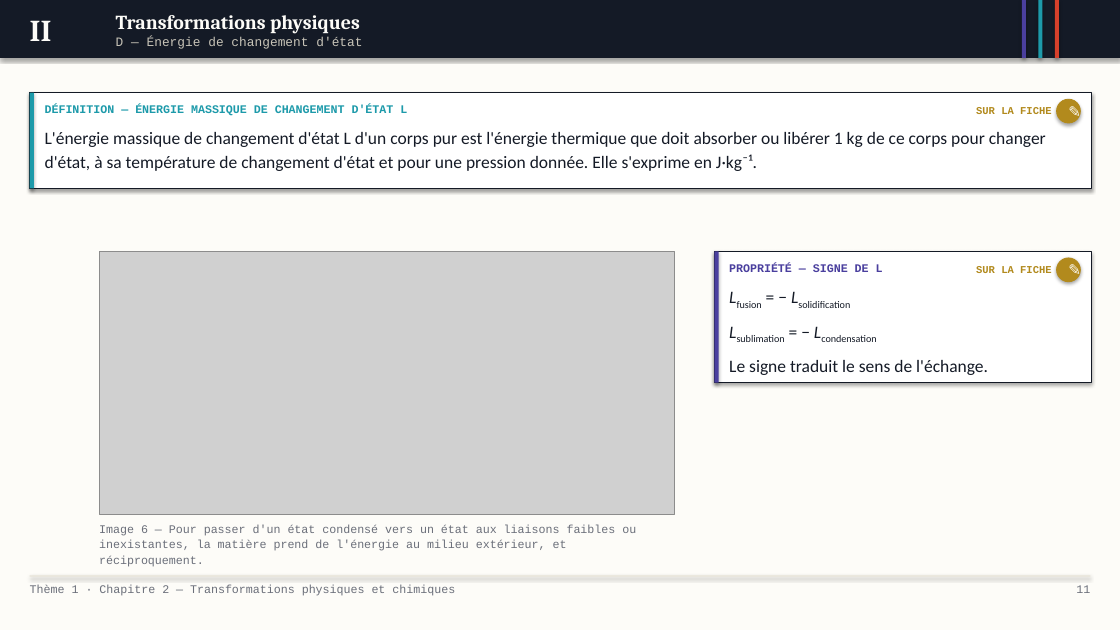
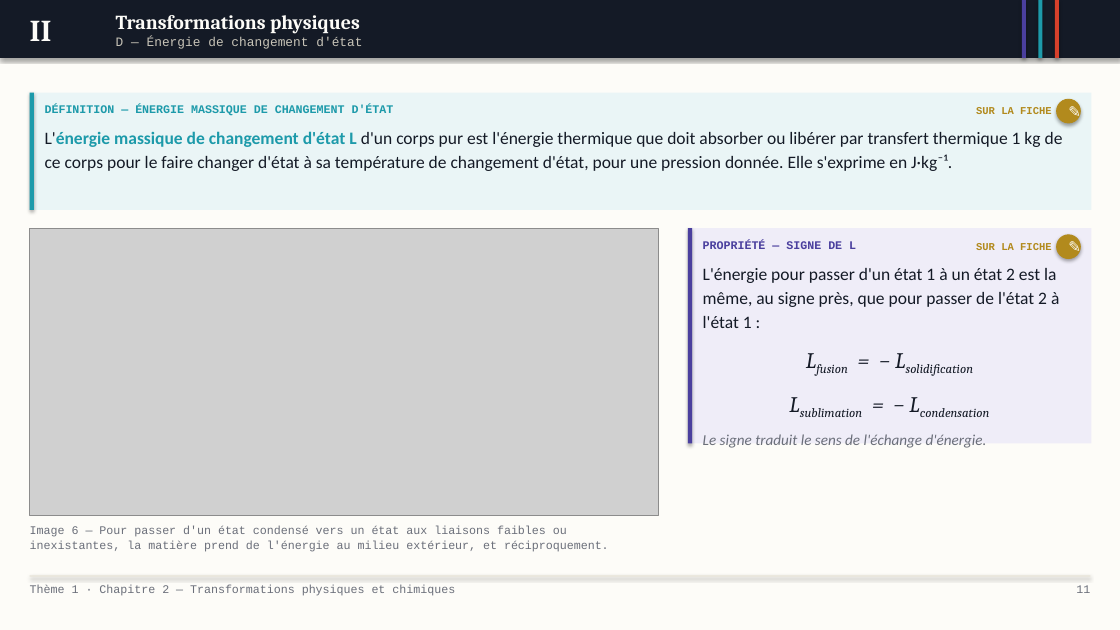
Before and after one commit to MVanHoorde/Site-Web-Portfolio, a slide deck: slide 11 of assets/pptx/pc/diaporama-2nde-t1c2.pptx. Drawn at 1120x630 pixels with LibreOffice and Linux fonts; fonts in the diff are those of the drawing; grey boxes stand for pictures. Boxes give left, top, right and bottom in pixels: in the first picture for what was removed or moved away, otherwise in the second. Text is boxed around its words. In the diff, an @@ line names an element or a change of style, - is before the commit and + after.

```diff
--- a/assets/pptx/pc/diaporama-2nde-t1c2.pptx
+++ b/assets/pptx/pc/diaporama-2nde-t1c2.pptx
@@ rectangle resized from (x1=29, y1=92, x2=34, y2=188) to (x1=29, y1=92, x2=34, y2=210) @@
@@ rectangle resized from (x1=29, y1=92, x2=1091, y2=188) to (x1=29, y1=92, x2=1091, y2=210) @@
@@ rectangle at (x1=29, y1=92, x2=1091, y2=210): fill #FFFFFF to #EAF5F6; outline #141A26 0.75 pt to none; shadow off @@
@@ text at (x1=45, y1=105, x2=394, y2=117): text changed @@
-DÉFINITION — ÉNERGIE MASSIQUE DE CHANGEMENT D'ÉTAT L
+DÉFINITION — ÉNERGIE MASSIQUE DE CHANGEMENT D'ÉTAT
@@ text at (x1=45, y1=131, x2=1063, y2=171): text changed @@
-L'énergie massique de changement d'état L d'un corps pur est l'énergie thermique que doit absorber ou libérer 1 kg de ce corps pour changer d'état, à sa température de changement d'état et pour une pression donnée. Elle s'exprime en J·kg⁻¹.
+L'énergie massique de changement d'état L d'un corps pur est l'énergie thermique que doit absorber ou libérer par transfert thermique 1 kg de ce corps pour le faire changer d'état à sa température de changement d'état, pour une pression donnée. Elle s'exprime en J·kg⁻¹.
@@ picture resized from (x1=99, y1=251, x2=675, y2=514) to (x1=29, y1=229, x2=658, y2=516) @@
@@ rectangle resized from (x1=714, y1=251, x2=718, y2=382) to (x1=688, y1=229, x2=692, y2=444) @@
@@ rectangle resized from (x1=714, y1=251, x2=1091, y2=382) to (x1=688, y1=229, x2=1091, y2=444) @@
@@ rectangle at (x1=688, y1=229, x2=1091, y2=444): fill #FFFFFF to #EFEDF8; outline #141A26 0.75 pt to none; shadow off @@
@@ text "PROPRIÉTÉ — SIGNE DE L" moved from (x1=729, y1=264, x2=883, y2=272) to (x1=703, y1=240, x2=856, y2=249) @@
@@ ellipse "✎" moved from (x1=1057, y1=258, x2=1081, y2=281) to (x1=1057, y1=235, x2=1081, y2=259) @@
@@ text at (x1=703, y1=268, x2=1059, y2=328): paragraph added @@
+L'énergie pour passer d'un état 1 à un état 2 est la même, au signe près, que pour passer de l'état 2 à l'état 1 :
@@ text "L'énergie pour passer d'un état ..." moved from (x1=729, y1=360, x2=988, y2=375) to (x1=703, y1=268, x2=1059, y2=448) @@
@@ text "L'énergie pour passer d'un état ..." at (x1=703, y1=268, x2=1059, y2=448): size 15 to 19 pt, font Calibri to Cambria, italic on in "Lfusion = − Lsolidification", "Lsublimation = − Lcondensation"; alignment left to centre; more space between paragraphs @@
@@ text "SUR LA FICHE" moved from (x1=976, y1=266, x2=1052, y2=273) to (x1=976, y1=243, x2=1052, y2=250) @@
@@ text at (x1=703, y1=434, x2=987, y2=448): text changed; size 15 to 13 pt; text colour #141A26 to #6B6F7A; italic on @@
-Le signe traduit le sens de l'échange.
+Le signe traduit le sens de l'échange d'énergie.
@@ text "Image 6 — Pour passer ..." rewrapped from (x1=99, y1=525, x2=636, y2=567) to (x1=30, y1=526, x2=609, y2=552) @@
```
Also in this commit, not shown: 15 other slides changed, 13 other files.
